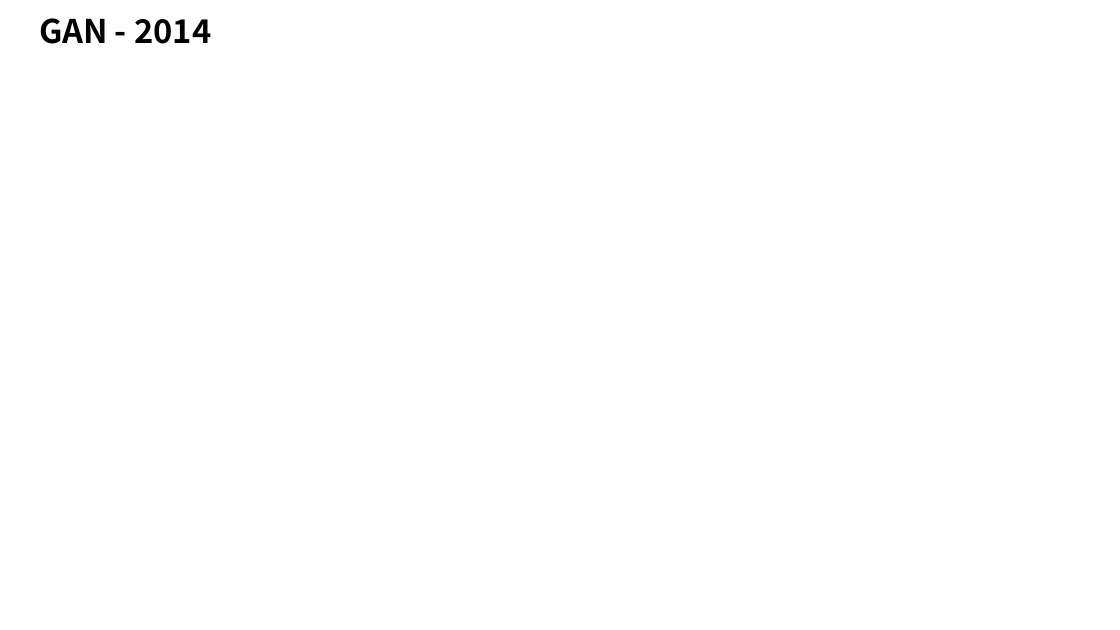
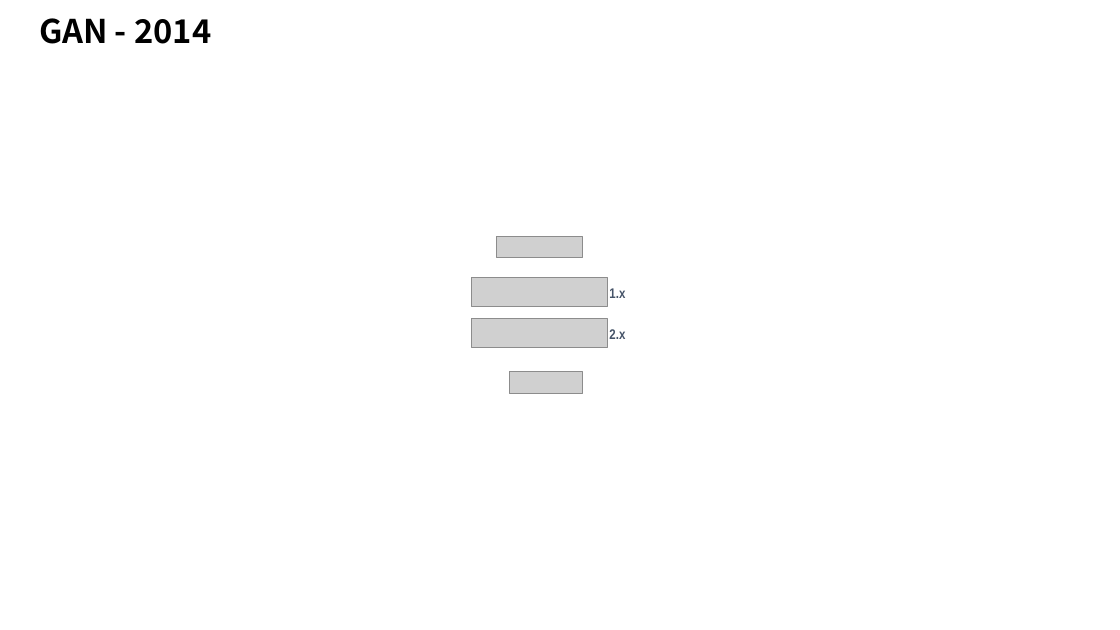
Before and after one commit to taylorguo/GAN_Understanding_Practicing, a slide deck: slide 2 of GAN_Understanding/GANunderstanding.pptx. Drawn at 1120x630 pixels with LibreOffice and Linux fonts; fonts in the diff are those of the drawing; grey boxes stand for pictures. Boxes give left, top, right and bottom in pixels: in the first picture for what was removed or moved away, otherwise in the second. Text is boxed around its words. In the diff, an @@ line names an element or a change of style, - is before the commit and + after.

```diff
--- a/GAN_Understanding/GANunderstanding.pptx
+++ b/GAN_Understanding/GANunderstanding.pptx
@@ picture added at [497, 236, 582, 257] @@
@@ picture added at [471, 277, 607, 306] @@
@@ text added at [609, 288, 625, 298], 12 pt, text #455368, bold @@
+1.x
@@ picture added at [471, 318, 607, 347] @@
@@ text added at [609, 329, 625, 339], 12 pt, text #455368, bold @@
+2.x
@@ picture added at [509, 371, 582, 393] @@
```
Also in this commit, not shown: 1 other slide changed.
